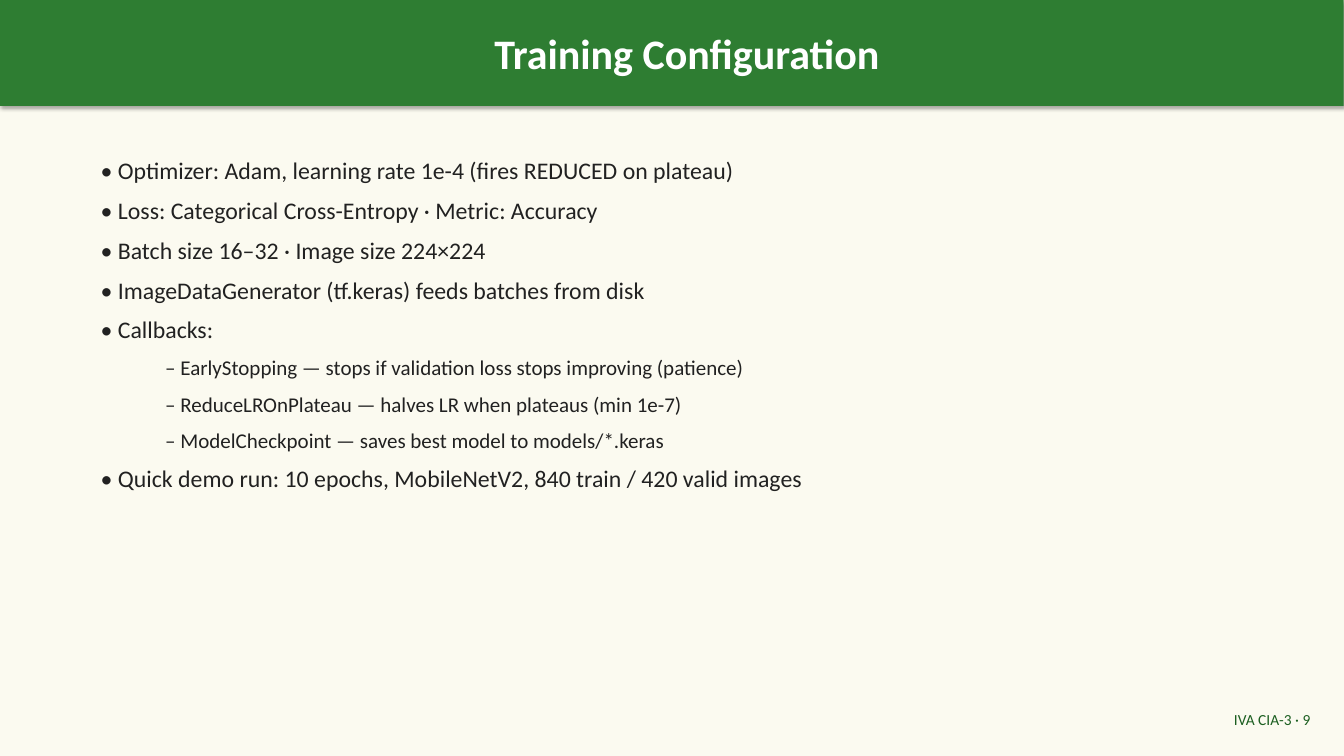
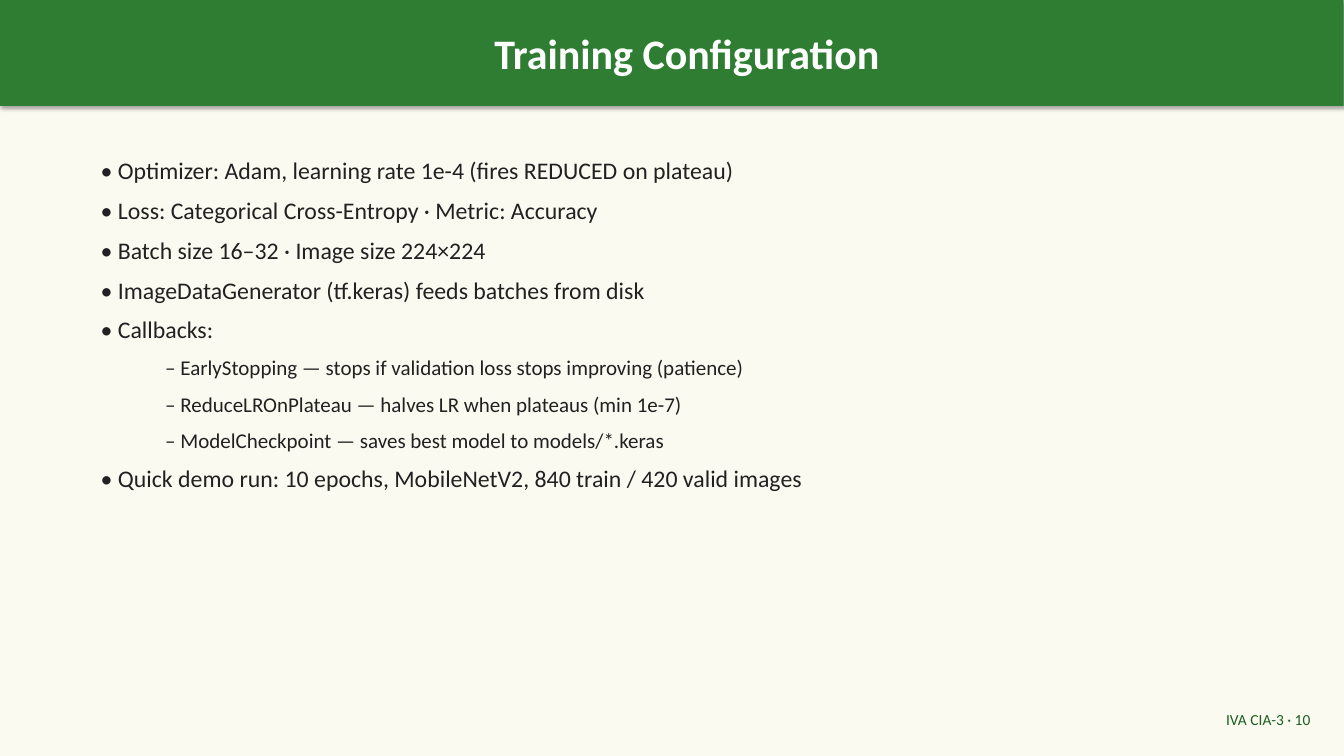
Before and after one commit to PG-Sravani/plant-leaf-disease-detection, a slide deck: slide 10 of Plant_Leaf_Disease_Detection_IVACIA3.pptx (slide 9 before the commit). Drawn at 1344x756 pixels with LibreOffice and Linux fonts; fonts in the diff are those of the drawing. Boxes give left, top, right and bottom in pixels: in the first picture for what was removed or moved away, otherwise in the second. Text is boxed around its words. In the diff, an @@ line names an element or a change of style, - is before the commit and + after.

```diff
--- a/Plant_Leaf_Disease_Detection_IVACIA3.pptx
+++ b/Plant_Leaf_Disease_Detection_IVACIA3.pptx
@@ text at [1226,715,1311,725]: text changed @@
-IVA CIA-3 · 9
+IVA CIA-3 · 10
```
Also in this commit, not shown: 11 other slides changed, 1 slide added, 9 other files.
